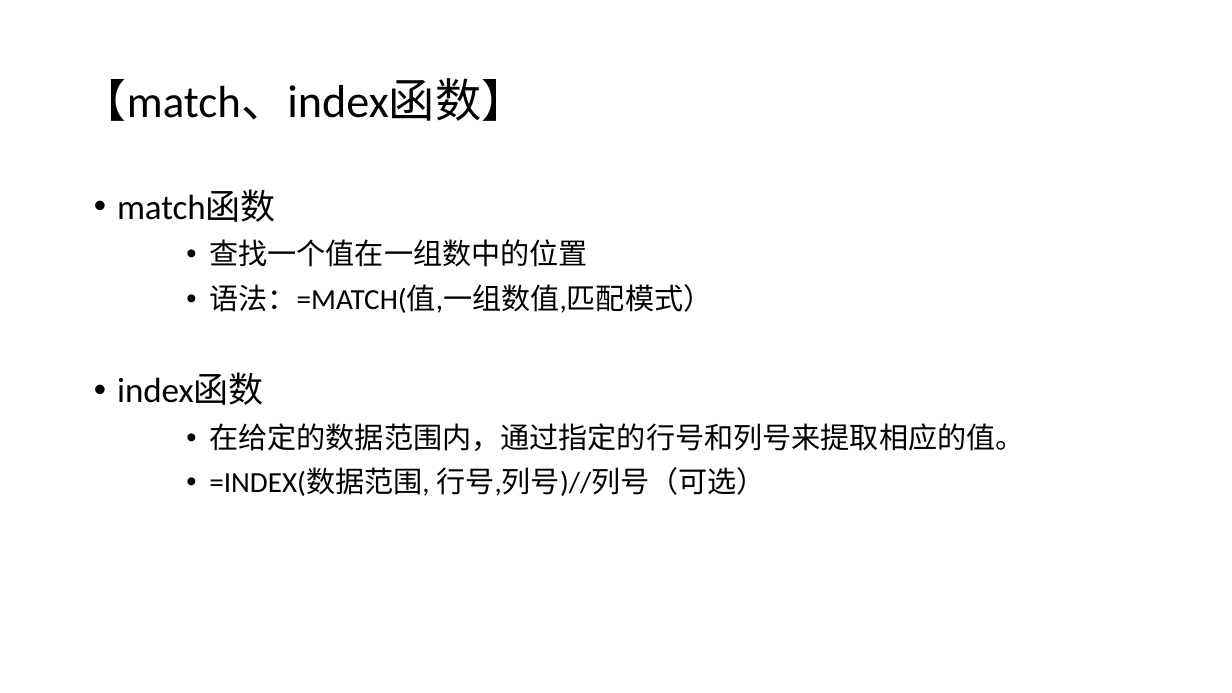
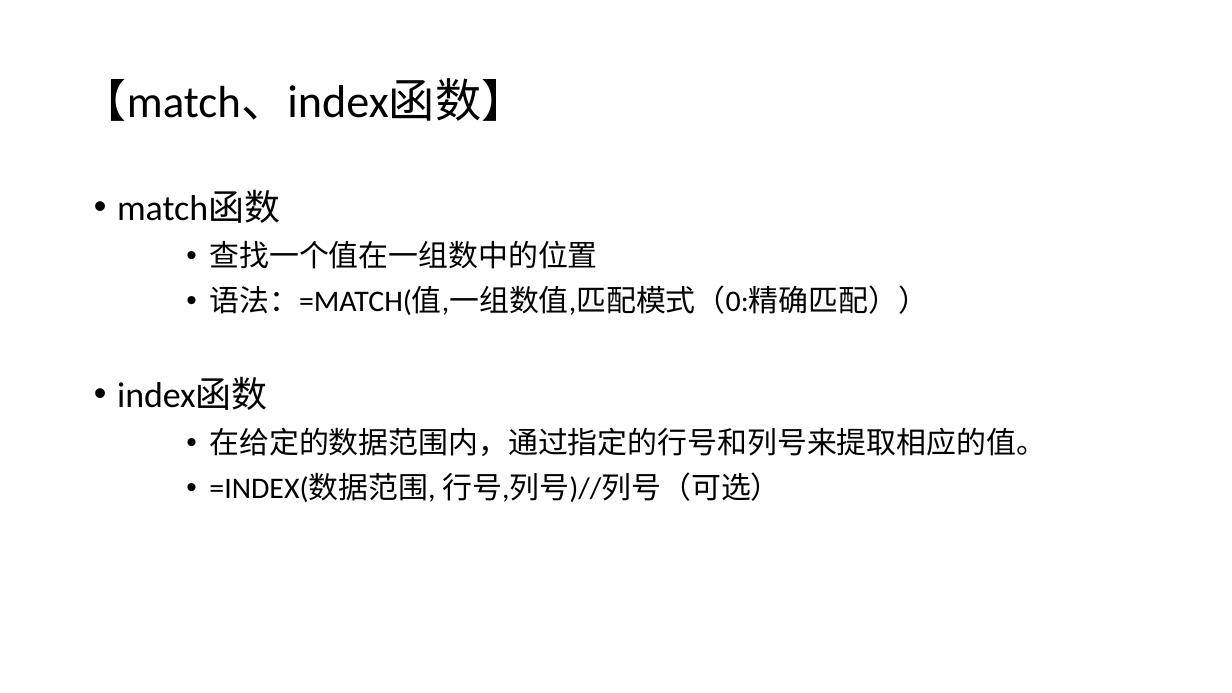
Before and after one commit to huhuiyu/ncre, a slide deck: slide 1 of wps/excel/27-查询函数MATCH、INDEX/课件.pptx. Drawn at 1232x693 pixels with LibreOffice and Linux fonts; fonts in the diff are those of the drawing. Boxes give left, top, right and bottom in pixels: in the first picture for what was removed or moved away, otherwise in the second. Text is boxed around its words. In the diff, an @@ line names an element or a change of style, - is before the commit and + after.

Commit message:
添加了find函数说明

```diff
--- a/wps/excel/27-查询函数MATCH、INDEX/课件.pptx
+++ b/wps/excel/27-查询函数MATCH、INDEX/课件.pptx
@@ text at (117,190,1046,502): size 27.3 to 28 pt in "match函数", "index函数"; size 22.7 to 23.3 pt in "查找一个值在一组数中的位置", "在给定的数据范围内，通过指定的行号和列号来提取相应的值。", "=INDEX(数据范围, 行号,列号)//列号（可选）" @@
@@ text at (209,285,928,315): text changed; size 22.7 to 23.3 pt @@
-    • 语法：=MATCH(值,一组数值,匹配模式）
+    • 语法：=MATCH(值,一组数值,匹配模式（0:精确匹配））
```
Also in this commit, not shown: 1 other file.
